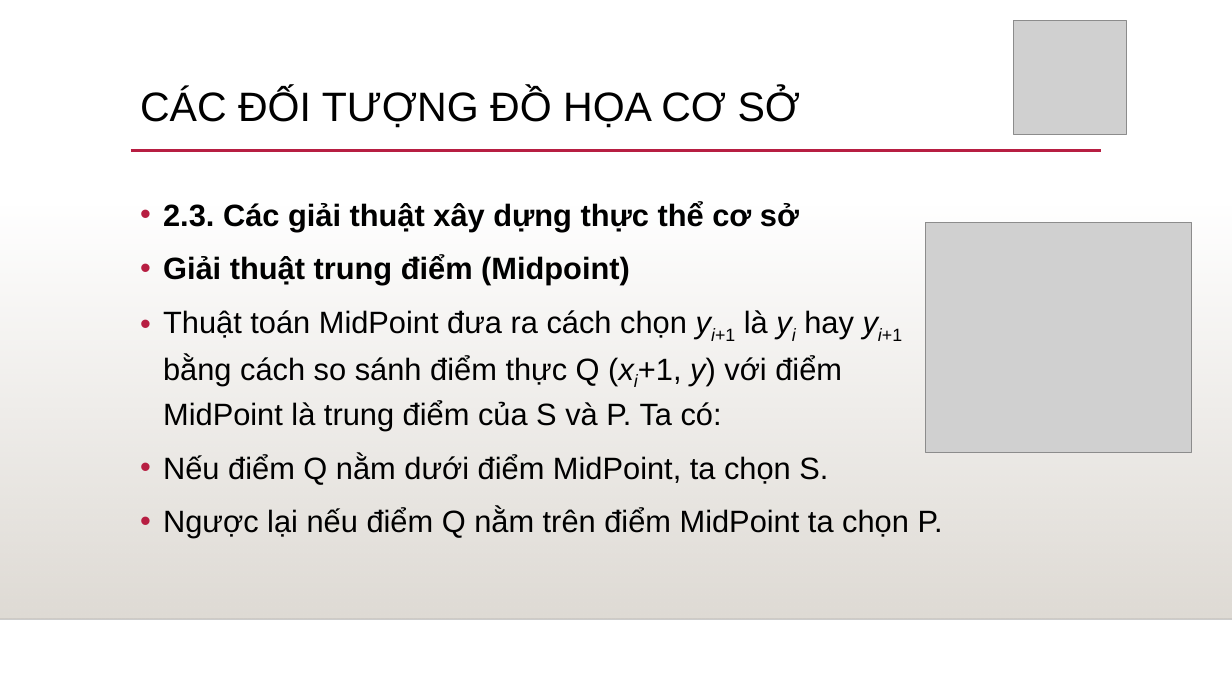
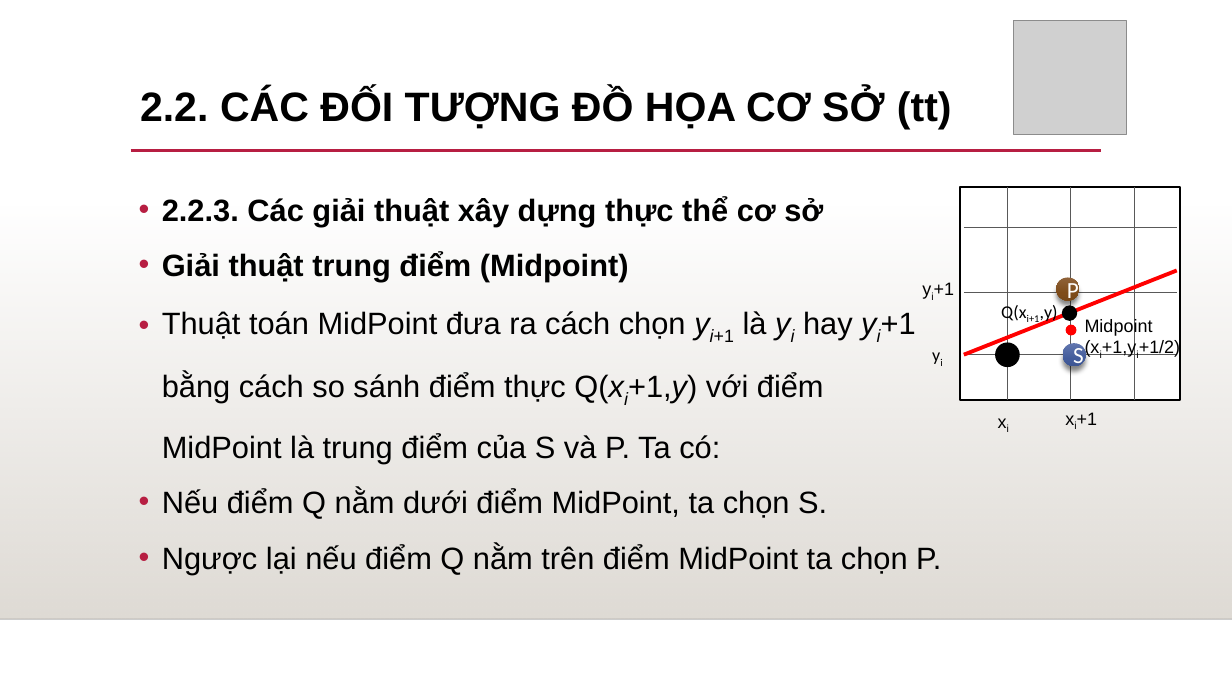
Before and after one commit to thinhdoanvu/ComputerGraphics, a slide deck: slide 59 of Chapter2.pptx (slide 24 before the commit). Drawn at 1232x693 pixels with LibreOffice and Linux fonts; fonts in the diff are those of the drawing; grey boxes stand for pictures; background and template pictures are left out. Boxes give left, top, right and bottom in pixels: in the first picture for what was removed or moved away, otherwise in the second. Text is boxed around its words. In the diff, an @@ line names an element or a change of style, - is before the commit and + after.

```diff
--- a/Chapter2.pptx
+++ b/Chapter2.pptx
@@ title at [140,88,952,129]: text changed; bold on @@
-CÁC ĐỐI TƯỢNG ĐỒ HỌA CƠ SỞ
+2.2. CÁC ĐỐI TƯỢNG ĐỒ HỌA CƠ SỞ (tt)
@@ text at [162,196,823,226]: text changed @@
-• 2.3. Các giải thuật xây dựng thực thể cơ sở
+• 2.2.3. Các giải thuật xây dựng thực thể cơ sở
@@ rectangle added at [960,187,1180,399], fill #FFFFFF, outline #000000 1.25 pt @@
@@ line added from (1007, 187) to (1007, 400), #595959 0.75 pt @@
@@ line added from (1070, 187) to (1070, 400), #595959 0.75 pt @@
@@ line added from (1135, 187) to (1135, 400), #595959 0.75 pt @@
@@ picture removed at [926,222,1192,452] @@
@@ line added from (964, 228) to (1177, 228), #595959 0.75 pt @@
@@ text at [162,252,941,574]: line spacing 1.1 to 1.5; less space between paragraphs @@
@@ text added at [934,282,954,295], 14 pt, text #000000 @@
+yi+1
@@ line added from (964, 292) to (1177, 292), #595959 0.75 pt @@
@@ line added from (964, 355) to (1177, 271), #FF0000 3 pt @@
@@ ellipse added at [1056,277,1080,300], fill gradient #91633C to #7E4D1B to #784919, 18 pt, text #FFFFFF @@
+P
@@ text at [162,311,916,463]: text changed @@
-• Thuật toán MidPoint đưa ra cách chọn yi+1 là yi hay yi+1 bằng cách so sánh điểm thực Q (xi+1, y) với điểm MidPoint là trung điểm của S và P. Ta có:
+• Thuật toán MidPoint đưa ra cách chọn yi+1 là yi hay yi+1 bằng cách so sánh điểm thực Q(xi+1,y) với điểm MidPoint là trung điểm của S và P. Ta có:
@@ text added at [1001,303,1058,326], 14 pt, text #000000 @@
+Q(xi+1,y)
@@ ellipse added at [1063,306,1077,320], fill #000000, outline #000000 1.25 pt @@
@@ ellipse added at [1067,325,1076,335], fill #FF0000, outline #FF0000 1.25 pt @@
@@ text added at [1085,318,1180,357], 14 pt, text #000000 @@
+Midpoint (xi+1,yi+1/2)
@@ text added at [923,339,954,371], 14 pt, text #000000 @@
+yi
@@ line added from (964, 355) to (1177, 355), #595959 0.75 pt @@
@@ ellipse added at [996,343,1019,366], fill #000000, outline #000000 1.25 pt @@
@@ ellipse added at [1063,343,1086,366], fill gradient #6378B0 to #425B9B to #3F5793, 18 pt, text #FFFFFF @@
+S
@@ text added at [989,406,1019,437], 14 pt, text #000000 @@
+xi
@@ text added at [1077,412,1097,425], 14 pt, text #000000 @@
+xi+1
```
Also in this commit, not shown: 29 other slides changed, 40 slides added, 1 slide removed, 1 other file.
